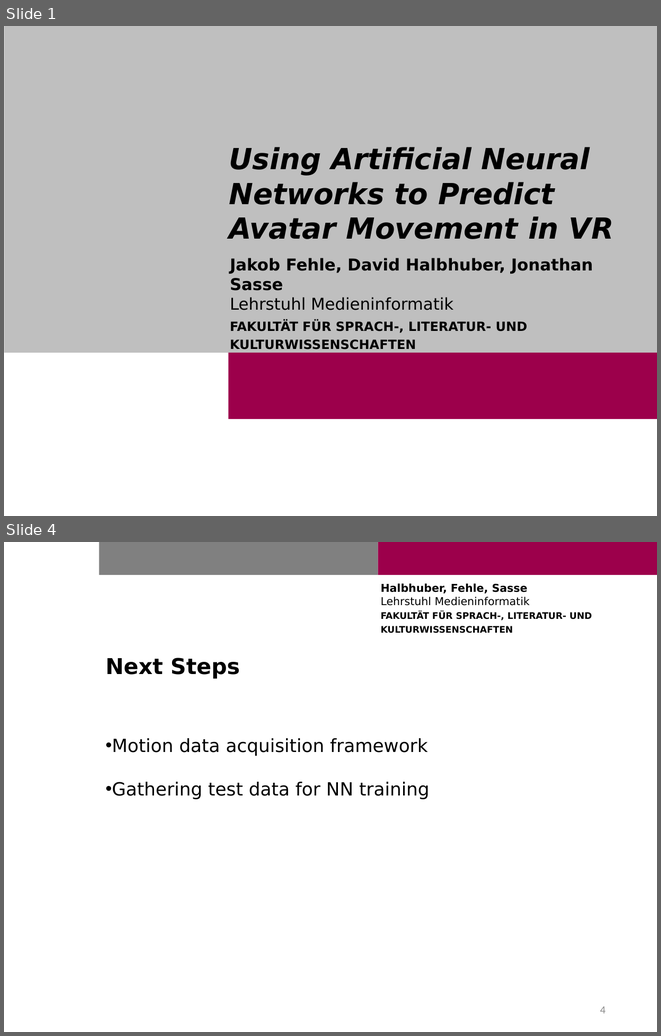
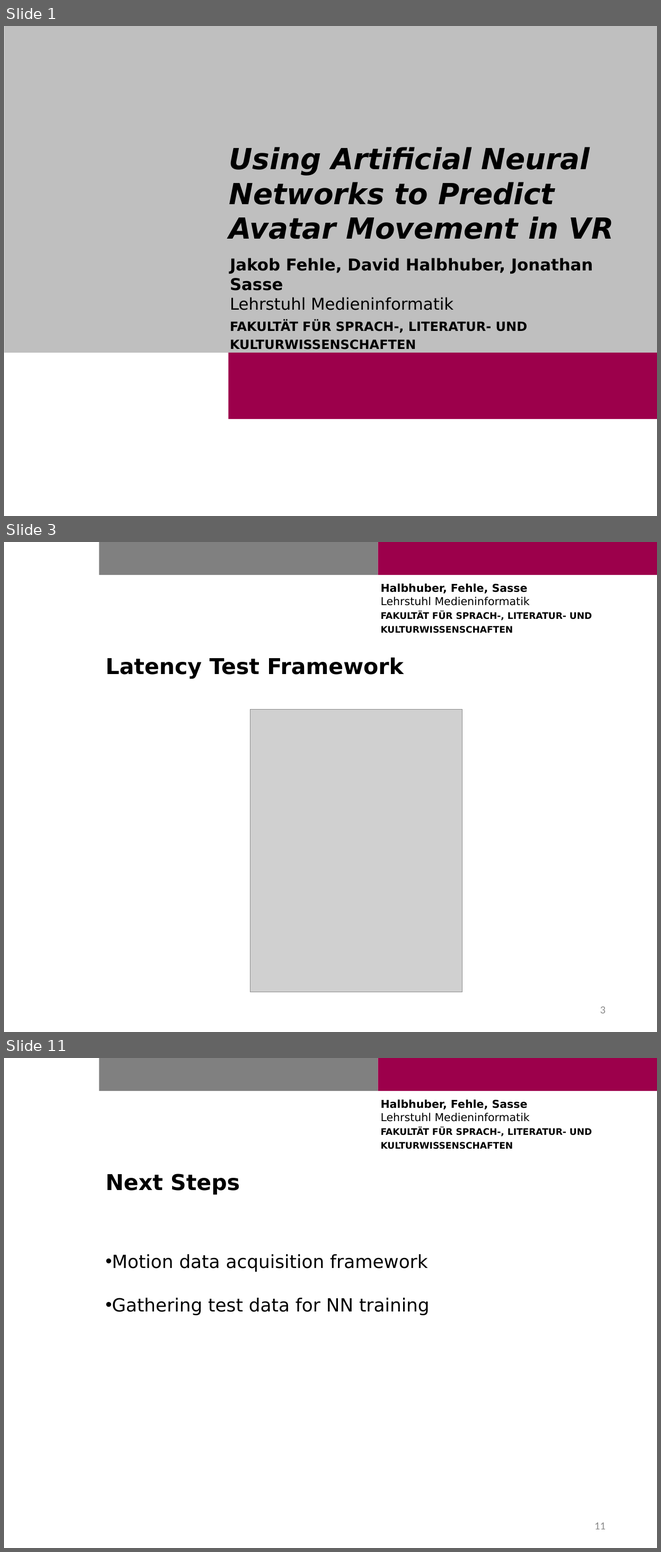
Before and after one commit to Cele3x/practical-seminar, a slide deck: 02-status-reports/20190606/fehle_halbhuber_sasse_predict_vr_movement.pptx. Shown one above the other, each under a label of ours: slides 1 and 4 before the commit, slides 1, 3 and 11 after it; the slides between them are not shown. The pictures are 661x1036 and 661x1552 pixels, drawn with LibreOffice and Linux fonts; fonts in the diff are those of the drawing; grey boxes stand for pictures; background and template pictures are left out. Boxes give left, top, right and bottom in pixels: in the first picture for what was removed or moved away, otherwise in the second. Text is boxed around its words. In the diff, an @@ line names an element or a change of style, - is before the commit and + after.

Commit message:
add images to presentation

```diff
--- a/02-status-reports/20190606/fehle_halbhuber_sasse_predict_vr_movement.pptx
+++ b/02-status-reports/20190606/fehle_halbhuber_sasse_predict_vr_movement.pptx
@@ slide 3 added at [4,542,657,1032], background #FFFFFF; not listed: 3 template elements that a slide beside it also shows @@
@@ title added at [106,657,404,679], 24 pt, text #000000, bold @@
+Latency Test Framework
@@ picture added at [250,709,462,992] @@
@@ page number added at [600,1006,606,1013], 12 pt, text #8C8C8C @@
+3
@@ what was slide 4 is now slide 11 @@
@@ page number at [594,1522,606,1529]: text changed @@
-4
+11
```
Also in this commit, not shown: 2 slides changed, 6 other slides added, 10 other files.
